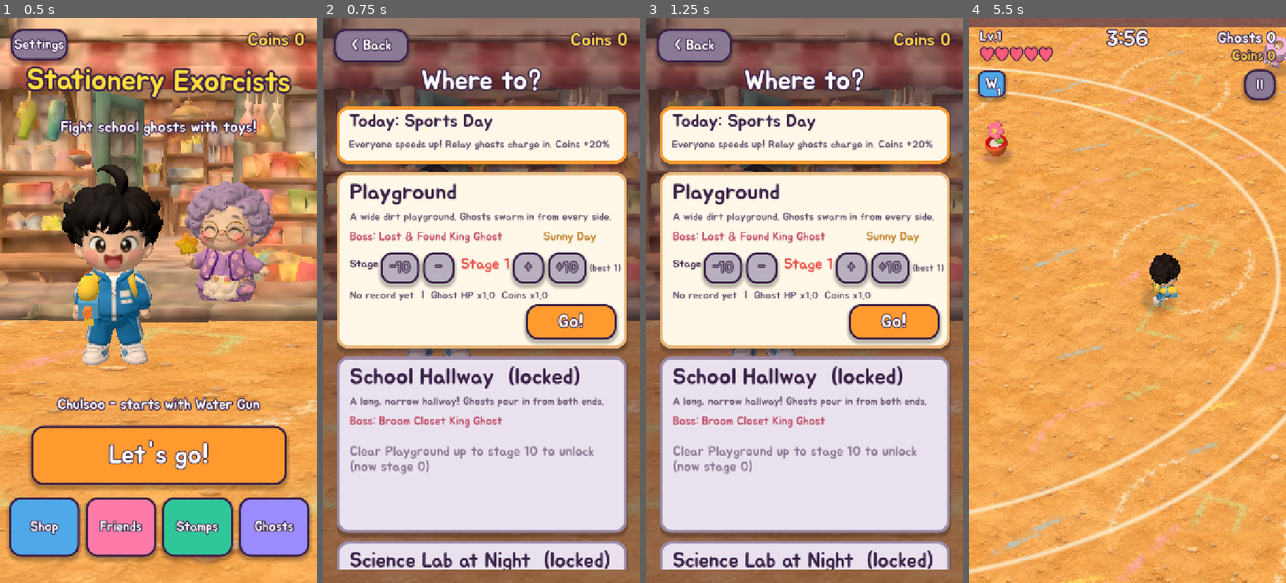
Above: before the commit, frames 1-4 (left to right).
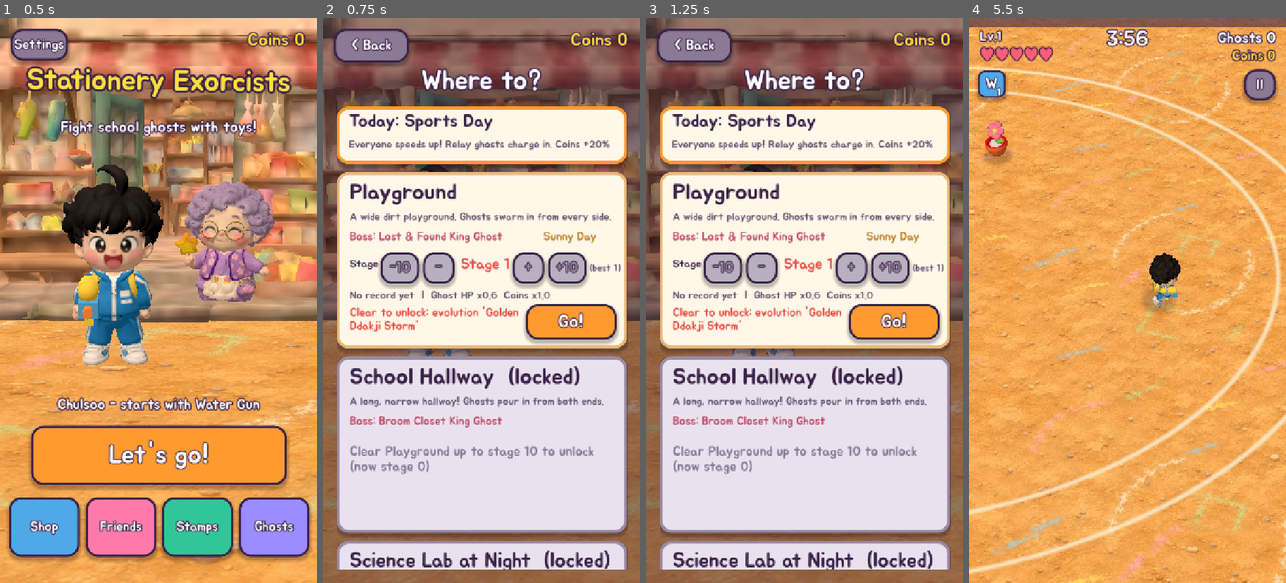
Above: after the commit, the same moments.

Repository: JSKIM2034/munbanggu
Game: Godot game, scene res://main.tscn
Same seed, same stepped clock (60 frames per second), same inputs: the game is played once before the commit and once after it.
Inputs (mouse positions are in pixels of both pictures, inside the frame that each line leads up to):
- Up to frame 1 (0.5 s): no input
- Up to frame 2 (0.75 s): click "Let's go!" at 0.5 s
- Up to frame 3 (1.25 s): no input
- Up to frame 4 (5.5 s): click "Go!" at 1.25 s; click "II" at 2 s; click "Resume" at 2.75 s; move the mouse to (1197, 272) at 3.52 s; hold Right (ui_right) 3.53-4.25 s; click (1197, 272) at 3.67 s; drag from (1064, 328) to (1111, 413) at 4.27 s; move the mouse to (1159, 176) at 5.02 s; hold Right (ui_right) from 5.03 s (still down)

Frame 1 is identical in both runs. In frame 2, 0.8% of the frame differs, in the area x 8-72%, y 48-56%; in frame 3, 0.8%; in frame 4, 0.4%.

Commit message:
단계 차등: 운동장 1~10단계를 순하게 시작해 차츰 올리고, 깨면 열리는 보상 표시
Co-Authored-By: Claude Opus 5.5 <noreply@anthropic.com>
Claude-Session: https://claude.ai/code/session_01XLarQh5ud3eEhwDxtcZCLR

Diff:
--- a/source/lang_en.gd
+++ b/source/lang_en.gd
@@ -231,6 +231,10 @@
 	"새 진화 비법: ": "New evolution: ",
 	"  (진화 잠김)": "  (evo locked)",
 	"(잠김)": "(locked)",
+	"깨면 열려요: ": "Clear to unlock: ",
+	"진화 비법 '%s'": "evolution '%s'",
+	"새 친구 %s": "new friend %s",
+	"새 장소 %s": "new place %s",
 	"기본 피해 x%.1f": "Base damage x%.1f",
 	"%s\n(지금 %d단계)": "%s\n(now stage %d)",
 	"함께해요": "On the team",
--- a/source/main.gd
+++ b/source/main.gd
@@ -226,6 +226,11 @@
 			Save.data["char"] = a.substr(7)
 		if a.begins_with("--seed="):
 			rng.seed = int(a.substr(7))
+		if a.begins_with("--clears="):
+			Save.data["clears"] = {"ground": int(a.substr(9))}   # 봇 시험용: 앞 단계를 깬 척
+		if a.begins_with("--shop="):
+			var sl := int(a.substr(7))   # 봇 시험용: 문방구 강화 단계
+			Save.data["shop"] = {"dmg": sl, "hp": sl / 2, "speed": sl / 2, "magnet": sl / 2, "xp": sl / 2, "w_gun": sl / 2, "w_ddakji": sl / 2}
 	if args.has("--seed"):
 		rng.seed = 7
 	if args.has("--weekly"):
@@ -1686,6 +1691,21 @@
 func boss_name() -> String:
 	return boss_rank()["pre"] + Save.STAGES[boss_stage()]["boss"]
 
+# 처음 단계는 순하게: 실제 난이도 1에서 10까지 차츰 원래 세기로 올라가요
+func ease_x() -> float:
+	return clampf((dg - 1) / 9.0, 0.0, 1.0)
+func ease_hp() -> float:
+	return lerpf(EASE_HP0, 1.0, ease_x())
+func ease_spawn() -> float:
+	return lerpf(EASE_SPAWN0, 1.0, ease_x())
+func ease_boss() -> float:
+	return lerpf(EASE_BOSS0, 1.0, ease_x())
+func ease_hp_for(d: int) -> float:
+	return lerpf(EASE_HP0, 1.0, clampf((d - 1) / 9.0, 0.0, 1.0))
+const EASE_HP0 := 0.6
+const EASE_SPAWN0 := 0.75
+const EASE_BOSS0 := 0.3
+
 func grade_hp() -> float:
 	var g := float(dg - 1)
 	return (1.0 + 0.45 * g + 0.02 * g * g) * STAGE_MULT[stage]
@@ -1791,7 +1811,7 @@
 
 # 진화 비법: 내 친구의 시작 무기 비법은 처음부터 알고, 나머지는 단계를 깨면 열려요
 func evo_open(id: String) -> bool:
-	return Save.evo_open(id) or id == Save.CHARS[char_id]["weapon"]
+	return Save.evo_open(id, Save.CHARS[char_id]["weapon"])
 
 var evo_hint := {}
 func _evo_lock_hint() -> void:
@@ -1799,7 +1819,7 @@
 	for id in MAINS:
 		if mains.get(id, 0) >= MAX_LV and supports.has(MAINS[id]["partner"]) and not evolved.has(id) and not evo_open(id) and not evo_hint.has(id):
 			evo_hint[id] = true
-			_banner(tr("%s 비법은 아직 잠겨 있어요!") % MAINS[id]["evo"] + "\n" + Save.evo_need_text(id), Color("#ffd23f"))
+			_banner(tr("%s 비법은 아직 잠겨 있어요!") % MAINS[id]["evo"] + "\n" + Save.evo_need_text(id, Save.CHARS[char_id]["weapon"]), Color("#ffd23f"))
 			return
 
 # =========================================================
@@ -1810,9 +1830,9 @@
 		return {}
 	var k: Dictionary = KINDS[kind]
 	var t := elapsed / RUN_TIME
-	var hpv: float = k["hp"] * (1.0 + t * 3.0 + t * t * 6.0) * grade_hp() * (1.0 + 0.35 * clampf(t * 2.0, 0.0, 1.0))
+	var hpv: float = k["hp"] * (1.0 + t * 3.0 + t * t * 6.0) * grade_hp() * (1.0 + 0.35 * clampf(t * 2.0, 0.0, 1.0)) * ease_hp()
 	if kind == "boss":
-		hpv = k["hp"] * grade_hp()
+		hpv = k["hp"] * grade_hp() * ease_boss()
 	var e := {"pos": pos, "vel": Vector3.ZERO, "rot": 0.0, "kind": kind, "hp": hpv, "flash": 0.0,
 		"squash": 0.0, "phase": rng.randf() * TAU, "spawn": 0.0, "dead": -1.0, "slow": 0.0, "elite": elite,
 		"speed": k["speed"] * (1.0 + t * 0.3) * (1.0 + minf(0.4, 0.02 * (dg - 1))) * (1.2 if day_mod == "sports" else 1.0) * (1.1 if day_mod == "vacation" else 1.0) * weather_speed(), "radius": k["r"], "scale": k["scale"], "xp": k["xp"], "hits": {},
@@ -1836,7 +1856,7 @@
 		return
 	var t := elapsed / RUN_TIME
 	spawn_timer = lerpf(1.1, 0.3, clampf(t * 1.3, 0, 1))
-	var count := int((1 + int(t * 9.0)) * (1.0 + 0.12 * (dg - 1)) * (1.0 + (STAGE_MULT[stage] - 1.0) * 0.4) * weather_spawn())
+	var count := int((1 + int(t * 9.0)) * (1.0 + 0.12 * (dg - 1)) * (1.0 + (STAGE_MULT[stage] - 1.0) * 0.4) * weather_spawn() * ease_spawn())
 	if boss_spawned:
 		count = maxi(1, count / 3)
 	# 시간이 지날수록 센 귀신이 섞여요
@@ -5012,9 +5032,10 @@
 		"score": kills + int(elapsed) * 3 + (3000 if win else 0)}
 	var rec := {"news": []}
 	if not auto_play and shot_mode == "":
-		var evo_before := Save.evo_open_list()
+		var own: String = Save.CHARS[char_id]["weapon"]
+		var evo_before := Save.evo_open_list(own)
 		rec = Save.record_run(result)
-		for id in Save.evo_open_list():
+		for id in Save.evo_open_list(own):
 			if not evo_before.has(id):
 				rec["news"].append(tr("새 진화 비법: ") + MAINS[id]["evo"] + "!")
 	if auto_play:
--- a/source/menu.gd
+++ b/source/menu.gd
@@ -317,10 +317,19 @@
 		if not best.is_empty():
 			rec = (tr("클리어 %d:%02d") if best.get("win", false) else tr("최고 %d:%02d 버팀")) % [int(best["time"]) / 60, int(best["time"]) % 60]
 		var g0: int = sel[sid] - 1
-		var hint := tr("  |  귀신 체력 x%.1f  동전 x%.1f") % [(1.0 + 0.45 * g0 + 0.02 * g0 * g0), 1.0 + 0.35 * g0]
+		var ez: float = main.ease_hp_for(g0 + 1) if sid == "ground" else 1.0
+		var hint := tr("  |  귀신 체력 x%.1f  동전 x%.1f") % [(1.0 + 0.45 * g0 + 0.02 * g0 * g0) * ez, 1.0 + 0.35 * g0]
 		var rl := L(rec + hint, 24, SUB, row)
 		rl.position = Vector2(30, 268)
 		main._fit(rl, 600)
+		var evn := {}
+		for wpn in main.mains_def():
+			evn[wpn] = main.mains_def()[wpn]["evo"]
+		var rw: Array = Save.first_clear_rewards(sid, sel[sid], evn)
+		if rw.size() > 0:
+			var rwl := L(tr("깨면 열려요: ") + ", ".join(rw), 26, Color("#e8524a"), row)
+			rwl.position = Vector2(30, 306)
+			main._fit_box(rwl, 400, 72)
 		var go := B(tr("출발!"), Color("#ff9a2f"), 40)
 		go.set_anchors_and_offsets_preset(Control.PRESET_BOTTOM_RIGHT)
 		go.offset_left = -230
@@ -521,7 +530,7 @@
 		var nm := L("%s Lv.5 + %s" % [d["name"], sd[d["partner"]]["name"]], 34, INK, row)
 		nm.position = Vector2(140, 16)
 		main._fit(nm, 490)
-		var op: bool = Save.evo_open(id) or id == Save.CHARS[Save.data["char"]]["weapon"]
+		var op: bool = Save.evo_open(id)
 		var ev := L("= " + d["evo"] + ("" if op else "  " + tr("(잠김)")), 32, Color("#d08a00") if op else Color("#9b8aa5"), row)
 		ev.position = Vector2(140, 62)
 		main._fit(ev, 490)
--- a/source/save.gd
+++ b/source/save.gd
@@ -316,9 +316,9 @@
 	return int(a["reward"])
 
 # ---------- 진화 비법 ----------
-# 처음엔 진화가 잠겨 있고, 단계를 깰수록(모든 장소의 깬 단계 합) 하나씩 열려요
+# 내 친구의 시작 무기 비법은 처음부터 알아요. 나머지 5개는 단계를 깰수록(모든 장소의 깬 단계 합) 하나씩 열려요
 const EVO_ORDER := ["gun", "ddakji", "plane", "yoyo", "pop", "rubber"]
-const EVO_NEED := [1, 3, 5, 7, 10, 13]
+const EVO_NEED := [1, 3, 5, 7, 10]
 var evo_all := false   # 스크린샷/시험용: 모두 열기
 
 func clear_total() -> int:
@@ -327,22 +327,58 @@
 		n += int(data["clears"][k])
 	return n
 
-func evo_need(id: String) -> int:
-	var i := EVO_ORDER.find(id)
-	return EVO_NEED[i] if i >= 0 else 0
-
-func evo_open(id: String) -> bool:
-	return evo_all or data.get("evo_legacy", false) or clear_total() >= evo_need(id)
-
-func evo_open_list() -> Array:
+func own_weapon() -> String:
+	return CHARS[data["char"]]["weapon"]
+
+func evo_need(id: String, own := "") -> int:
+	if own == "":
+		own = own_weapon()
+	if id == own:
+		return 0
+	var rest: Array = EVO_ORDER.filter(func(x): return x != own)
+	var i := rest.find(id)
+	return EVO_NEED[i] if i >= 0 and i < EVO_NEED.size() else 0
+
+func evo_open(id: String, own := "") -> bool:
+	return evo_all or data.get("evo_legacy", false) or clear_total() >= evo_need(id, own)
+
+func evo_open_list(own := "") -> Array:
 	var out: Array = []
 	for id in EVO_ORDER:
-		if evo_open(id):
+		if evo_open(id, own):
 			out.append(id)
 	return out
 
-func evo_need_text(id: String) -> String:
-	return tr("진화 비법 잠김: 단계를 %d번 깨면 열려요 (지금 %d번)") % [evo_need(id), clear_total()]
+# 다음에 열릴 진화 비법 (없으면 "")
+func next_evo(own := "") -> String:
+	var best := ""
+	for id in EVO_ORDER:
+		if not evo_open(id, own) and (best == "" or evo_need(id, own) < evo_need(best, own)):
+			best = id
+	return best
+
+func evo_need_text(id: String, own := "") -> String:
+	return tr("진화 비법 잠김: 단계를 %d번 깨면 열려요 (지금 %d번)") % [evo_need(id, own), clear_total()]
+
+# 이 장소의 이 단계를 처음 깨면 새로 열리는 것들 (글 목록)
+func first_clear_rewards(sid: String, grade: int, evo_names: Dictionary) -> Array:
+	var out: Array = []
+	var prev := int(data["clears"].get(sid, 0))
+	if grade != prev + 1:
+		return out
+	var total := clear_total() + 1
+	for id in EVO_ORDER:
+		if not evo_open(id) and evo_need(id) <= total:
+			out.append(tr("진화 비법 '%s'") % evo_names.get(id, id))
+	for c in CHAR_ORDER:
+		var nd: Array = CHARS[c]["need"]
+		if nd.size() == 2 and nd[0] == sid and int(nd[1]) == grade and not char_unlocked(c):
+			out.append(tr("새 친구 %s") % CHARS[c]["name"])
+	if grade == UNLOCK_GRADE:
+		for s in STAGE_ORDER:
+			if STAGES[s]["need"] == sid and not stage_unlocked(s):
+				out.append(tr("새 장소 %s") % STAGES[s]["name"])
+	return out
 
 # 받을 수 있는 숙제와 도장 보상을 한꺼번에 받아요 (받은 동전 합계)
 func claim_all() -> int:
